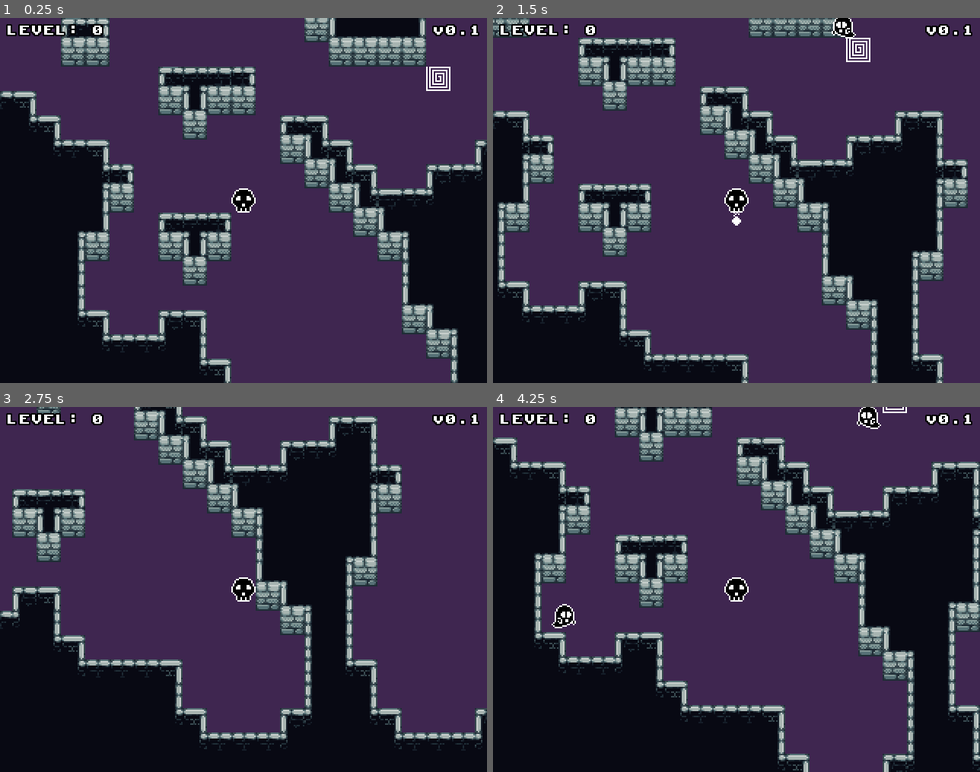
Above: before the commit, frames 1-4 (two rows, left to right).
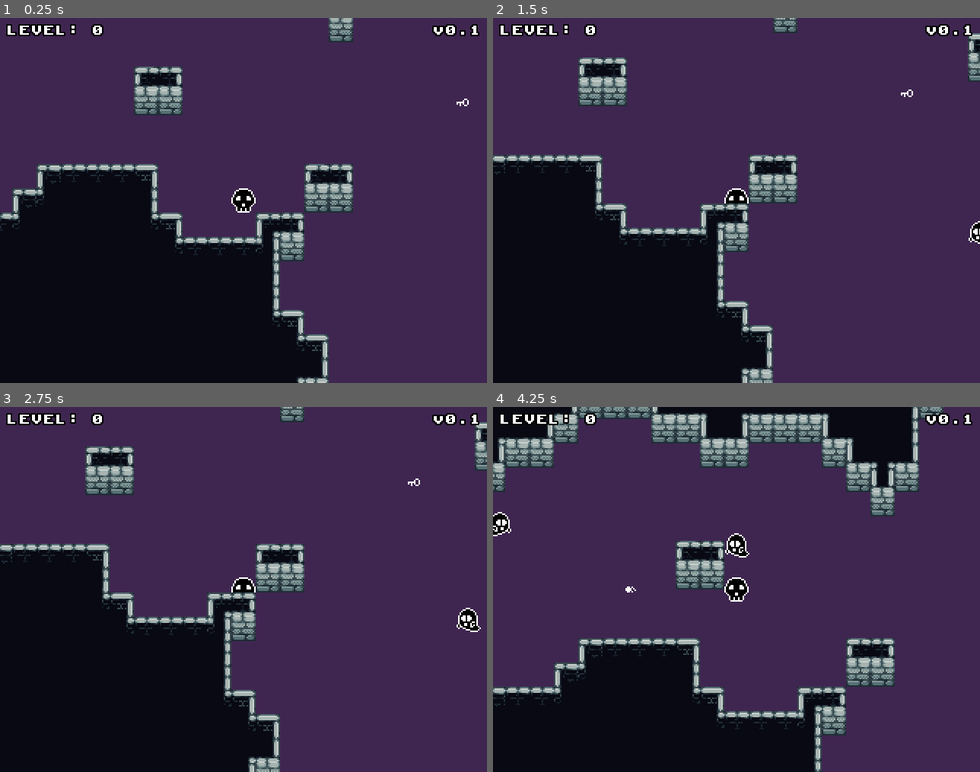
Above: after the commit, the same moments.

Repository: nikolawhallon/ExploreyDungeon
Game: Godot game, scene res://Scenes/Game.tscn
Same seed, same stepped clock (60 frames per second), same inputs: the game is played once before the commit and once after it.
Inputs (mouse positions are in pixels of both pictures, inside the frame that each line leads up to):
- Up to frame 1 (0.25 s): no input
- Up to frame 2 (1.5 s): tap Enter at 0.5 s; move the mouse to (843, 182) at 0.52 s; hold D 0.53-1.28 s; tap F at 0.6, 1.35 s; click (843, 182) at 0.67 s; tap Space at 0.77 s; move the mouse to (639, 218) at 1.27 s; hold S from 1.28 s (still down)
- Up to frame 3 (2.75 s): tap Space at 1.52 s; move the mouse to (292, 509) at 2.02 s; release S at 2.03 s; hold D from 2.03 s (still down); tap F at 2.1 s
- Up to frame 4 (4.25 s): move the mouse to (712, 662) at 2.77 s; release D at 2.78 s; hold W 2.78-3.53 s; tap F at 2.85, 3.6 s; click (712, 662) at 2.92 s; tap Space at 3.02, 3.77 s; move the mouse to (882, 644) at 3.52 s; hold A from 3.53 s (still down)

The runs differ from the first frame. In frame 1, 44% of the frame differs, in the area x 0-100%, y 0-100%; in frame 2, 46%; in frame 3, 44%; in frame 4, 51%.

Commit message:
fix bug with some top tile generation

Diff:
--- a/Scenes/Dungeon.gd
+++ b/Scenes/Dungeon.gd
@@ -1,7 +1,7 @@
 extends Node2D
 
-export(int)   var map_w            = 160 / 4
-export(int)   var map_h            = 100 / 4
+export(int)   var map_w            = 200 / 4
+export(int)   var map_h            = 120 / 4
 export(float) var ground_seed      = 0.8
 export(int)   var wall_condition   = 4
 export(int)   var ground_condition = 3
@@ -49,8 +49,8 @@
 			tiles[x][y] = Tiles.WALL
 
 func random_ground():
-	for x in range(2, map_w - 2):
-		for y in range(2, map_h - 2):
+	for x in range(3, map_w - 3):
+		for y in range(3, map_h - 3):
 			if rng.randf() < ground_seed:
 				tiles[x][y] = Tiles.GROUND
 
